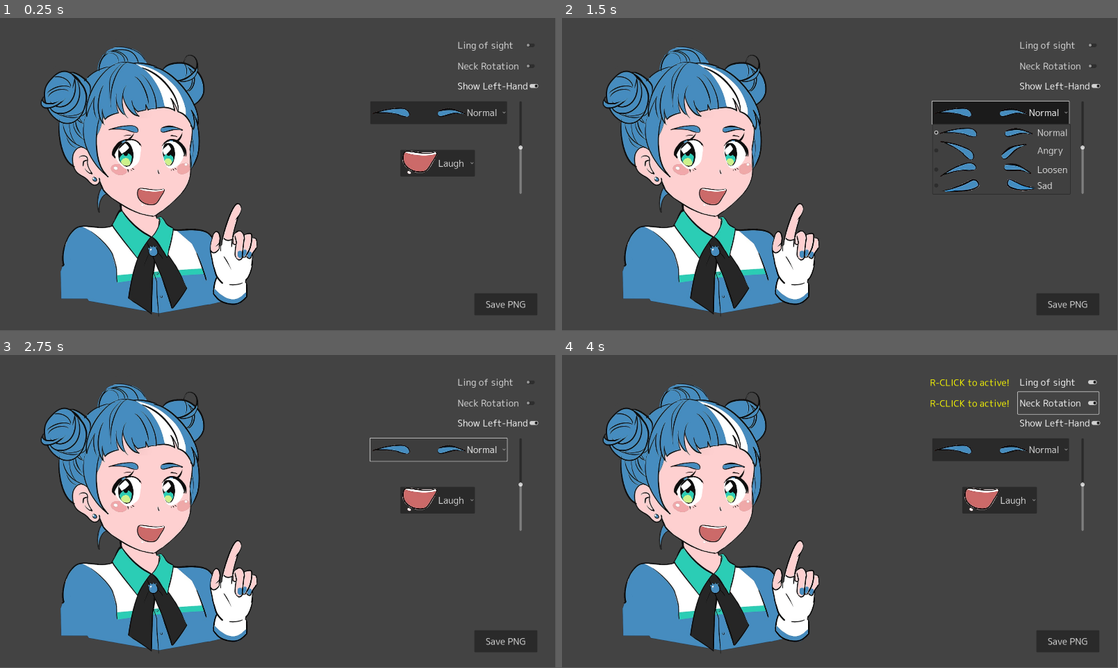
Above: before the commit, frames 1-4 (two rows, left to right).
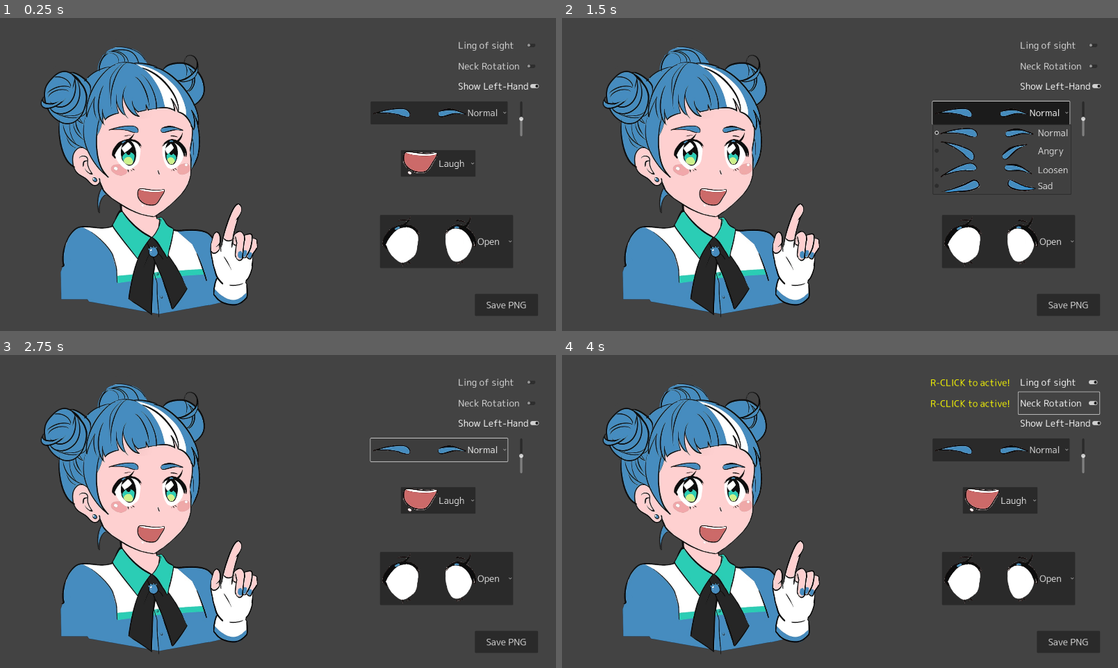
Above: after the commit, the same moments.

Repository: syun77/godotte_editor
Game: Godot game, scene res://Main.tscn
The game is run twice, just before and just after one commit, with the same random seed, the same clock (stepped at 60 frames per second) and the same inputs.
Inputs (mouse positions are in pixels of both pictures, inside the frame that each line leads up to):
- Up to frame 1 (0.25 s): no input
- Up to frame 2 (1.5 s): click (1006, 240) at 0.5 s, where only the run after the commit has a clickable "Open"; click "Normal" at 1.25 s
- Up to frame 3 (2.75 s): click "Normal" at 2 s
- Up to frame 4 (4 s): click "Ling of sight" at 2.75 s; click "Neck Rotation" at 3.5 s
In our replay, the window is 799x449 before the commit and 800x450 after it. These sizes can differ from the game's own. Grey fills any space a smaller window leaves; there, only what the larger window draws over its background counts as a difference.

The runs differ from the first frame. In frame 1, 7.2% of the frame differs, in the area x 7-97%, y 7-96%; in frame 2, 7.6%; in frame 3, 7.3%; in frame 4, 7.6%.

Commit message:
目の変更不具合を修正

Diff:
--- a/GodotteEditor/Main.gd
+++ b/GodotteEditor/Main.gd
@@ -1,8 +1,6 @@
 extends Control
 
 # 各パーツ.
-## 瞳孔.
-@onready var _eye = $Godotte/Vp/Head/Eyes/Normal/Mask/Eyes
 ## 頭.
 @onready var _head = $Godotte/Vp/Head
 ## 眉毛.
@@ -11,6 +9,10 @@
 @onready var _mouse = $Godotte/Vp/Head/Mouses/Normal
 ## 左手.
 @onready var _left_hand = $Godotte/Vp/HandLeft
+## 目.
+@onready var _eye_white = $Godotte/Vp/Head/Eyes/Normal/White
+@onready var _eye_mask = $Godotte/Vp/Head/Eyes/Normal/Mask
+@onready var _eye_eyes = $Godotte/Vp/Head/Eyes/Normal/Mask/Eyes
 
 # 視線.
 @onready var _chk_eye_sight = $UI/CheckBtnEyeSight
@@ -36,14 +38,14 @@
 func _update_eye_sight():
 	if Input.is_action_pressed("right-click"): # 右ドラッグ中のみ有効.
 		var mouse = get_viewport().get_mouse_position()
-		var d:Vector2 = mouse - _eye.global_position
+		var d:Vector2 = mouse - _eye_eyes.global_position
 		var length = d.length()
 		var rot = d.angle()
 		var distance = 32 * length / 640
 		if distance > 32:
 			distance = 32
-		_eye.offset.x = distance * cos(rot)
-		_eye.offset.y = distance * sin(rot)
+		_eye_eyes.offset.x = distance * cos(rot)
+		_eye_eyes.offset.y = distance * sin(rot)
 	else:
 		_chk_eye_label.visible = true
 
@@ -52,7 +54,8 @@
 	if Input.is_action_pressed("right-click"): # 右ドラッグ中のみ有効.
 		_chk_neck_label.visible = false
 		var mouse = get_viewport().get_mouse_position()
-		var d:Vector2 = mouse - _eye.global_position
+		var d:Vector2 = mouse - _eye_eyes.global_position # 回転し続けるバグが面白いのでひとまずこっち.
+		#var d:Vector2 = mouse - _head.global_position
 		var rot = d.angle()
 		_head.rotation = rot
 
@@ -97,3 +100,14 @@
 ## 眉毛の位置移動.
 func _on_slider_eyebrows_value_changed(value: float) -> void:
 	_eyebrows.offset.y = value * -1 # 逆方向.
+
+
+func _on_option_eyes_outside_item_selected(index: int) -> void:
+	var option = $UI/OptionEyesOutside
+	_eye_white.texture = option.get_item_icon(index)
+	var name = option.get_item_text(index)
+	_eye_mask.texture = load("res://assets/images/godotte/eyes/%s/mask.png"%name.to_lower())
+	_eye_eyes.visible = true
+	if name == "Closed":
+		# 閉じている目だけは例外処理.
+		_eye_eyes.visible = false
--- a/GodotteEditor/Main.tscn
+++ b/GodotteEditor/Main.tscn
@@ -17,8 +17,11 @@
 [ext_resource type="Texture2D" uid="uid://cfdxkhhprwb14" path="res://assets/images/godotte/mouse/angry.png" id="15_rk43o"]
 [ext_resource type="Texture2D" uid="uid://drl3yvvj73ho2" path="res://assets/images/godotte/mouse/closed.png" id="16_6s1nq"]
 [ext_resource type="Texture2D" uid="uid://bpwfgta77if0e" path="res://assets/images/godotte/mouse/trouble.png" id="17_t0ds7"]
-
-[sub_resource type="CanvasItemMaterial" id="CanvasItemMaterial_wuwje"]
+[ext_resource type="Texture2D" uid="uid://d2ld3h3h3s6su" path="res://assets/images/godotte/eyes/slant/white.png" id="18_f2rvg"]
+[ext_resource type="Texture2D" uid="uid://ccetmbdgxumv3" path="res://assets/images/godotte/eyes/closed/white.png" id="18_qmyoe"]
+
+[sub_resource type="CanvasItemMaterial" id="CanvasItemMaterial_dpwks"]
+blend_mode = 3
 
 [node name="Main" type="Control"]
 layout_mode = 3
@@ -59,20 +62,16 @@
 [node name="Normal" type="Node2D" parent="Godotte/Vp/Head/Eyes"]
 
 [node name="White" type="Sprite2D" parent="Godotte/Vp/Head/Eyes/Normal"]
+scale = Vector2(1, 1)
 texture = ExtResource("3_el3pu")
-
-[node name="Mask" type="Sprite2D" parent="Godotte/Vp/Head/Eyes/Normal/White"]
-position = Vector2(1, 9)
-texture = ExtResource("4_txeb6")
 
 [node name="Mask" type="Sprite2D" parent="Godotte/Vp/Head/Eyes/Normal"]
 clip_children = 2
-material = SubResource("CanvasItemMaterial_wuwje")
-position = Vector2(1, 10)
+material = SubResource("CanvasItemMaterial_dpwks")
 texture = ExtResource("4_txeb6")
 
 [node name="Eyes" type="Sprite2D" parent="Godotte/Vp/Head/Eyes/Normal/Mask"]
-position = Vector2(-12, -4)
+scale = Vector2(1, 1)
 texture = ExtResource("5_xl76m")
 
 [node name="Eyebrows" type="Node2D" parent="Godotte/Vp/Head"]
@@ -172,7 +171,7 @@
 offset_left = 1768.0
 offset_top = 288.0
 offset_right = 1832.0
-offset_bottom = 608.0
+offset_bottom = 408.0
 theme = ExtResource("1_vf10m")
 min_value = -32.0
 max_value = 32.0
@@ -201,7 +200,26 @@
 popup/item_4/icon = ExtResource("17_t0ds7")
 popup/item_4/id = 4
 
+[node name="OptionEyesOutside" type="OptionButton" parent="UI"]
+offset_left = 1312.0
+offset_top = 680.0
+offset_right = 1326.0
+offset_bottom = 700.0
+theme = ExtResource("1_vf10m")
+item_count = 3
+selected = 0
+popup/item_0/text = "Open"
+popup/item_0/icon = ExtResource("3_el3pu")
+popup/item_0/id = 0
+popup/item_1/text = "Closed"
+popup/item_1/icon = ExtResource("18_qmyoe")
+popup/item_1/id = 1
+popup/item_2/text = "Slant"
+popup/item_2/icon = ExtResource("18_f2rvg")
+popup/item_2/id = 2
+
 [connection signal="pressed" from="UI/ButtonSave" to="." method="_on_button_save_pressed"]
 [connection signal="item_selected" from="UI/OptionEyebrows" to="." method="_on_option_eyebrows_item_selected"]
 [connection signal="value_changed" from="UI/SliderEyebrows" to="." method="_on_slider_eyebrows_value_changed"]
 [connection signal="item_selected" from="UI/OptionMouse" to="." method="_on_option_mouse_item_selected"]
+[connection signal="item_selected" from="UI/OptionEyesOutside" to="." method="_on_option_eyes_outside_item_selected"]
--- a/GodotteEditor/project.godot
+++ b/GodotteEditor/project.godot
@@ -19,6 +19,7 @@
 
 window/size/viewport_width=1920
 window/size/viewport_height=1080
+window/stretch/mode="viewport"
 
 [input]
 
Not shown: 1 places in GodotteEditor/Main.tscn that only renumber resources
Binary file added: GodotteEditor/assets/images/godotte/eyes/closed/mask.png
Binary file added: GodotteEditor/assets/images/godotte/eyes/closed/white.png
Binary file changed: GodotteEditor/assets/images/godotte/eyes/open/mask.png
Binary file added: GodotteEditor/assets/images/godotte/eyes/slant/mask.png
Binary file added: GodotteEditor/assets/images/godotte/eyes/slant/white.png
